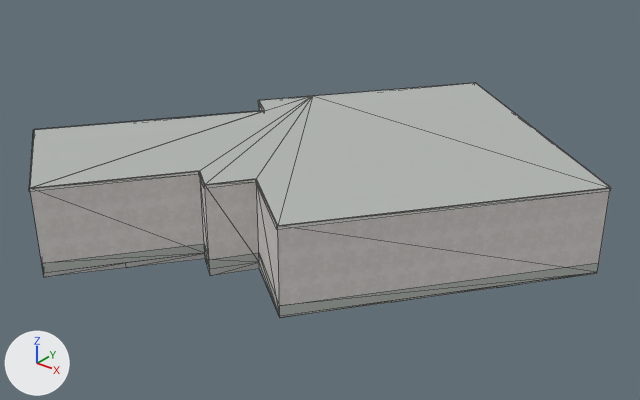
Renders of the Blender file assets/blender/buildings/osm-way-49773519.blend from each side of a commit.
One viewpoint serves both versions: a 50 mm lens placed at (17.9, -21.1, 14.5), pointed at (0.3, 0.9, 0.9). The axes (+X, +Y, +Z) are drawn at lower left. The lights are the same throughout. The first picture is the older version. Mesh edges are drawn as thin lines.

Objects in the first picture: 'building foundation 49773519', 'reality 49773519 near reality aged pale plaster', 'reality 49773519 near reality concrete plinth', 'reality 49773519 near reality flat weathered roof', 'reality 49773519 near reality pale aluminum sill'.
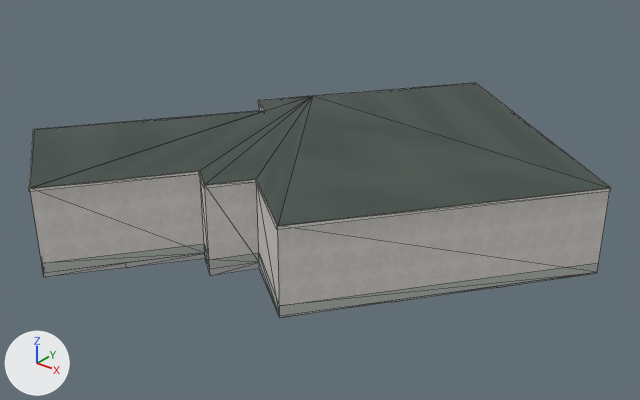
Where the change shows, as pixel boxes [x1, y1, x2, y2] in the pictures (640 x 400 px):
'reality 49773519 near reality flat weathered roof', surface changed (darker)
    both: [30, 83, 610, 226]
part 1 of me_reality_49773519_near_reality_pale_aluminum_sill, added
    after: [315, 83, 467, 96]
part 2 of me_reality_49773519_near_reality_pale_aluminum_sill, added
    after: [29, 96, 611, 230]

What changed in the scene script:
```text
Add img_roof_normal_png:
    img_roof_normal_png = load_image('roof-normal.png', '../../../public/models/architecture/textures/roof-normal.png', 256, 256, 'Non-Color')
Add img_roof_color_png:
    img_roof_color_png = load_image('roof-color.png', '../../../public/models/architecture/textures/roof-color.png', 256, 256, 'sRGB')
Change mat_reality_flat_weathered_roof:
    remove # nodes: BsdfPrincipled, OutputMaterial
    remove # colours: grey #b3b7b4
    nodes: BsdfPrincipled, MixRGB, NormalMap, OutputMaterial, TexImage x2
    colours: white #ffffff
    uses the picture img_roof_color_png
    uses the picture img_roof_normal_png
Change me_reality_49773519_near_reality_pale_aluminum_sill:
    used by ob_reality_49773519_near_reality_pale_aluminum_sill; parent = ob_osm_way_49773519; location = (0.0, 0.0, 0.0)
    remove me_reality_49773519_near_reality_pale_aluminum_sill.from_pydata(...)  # 44 vertices, 22 faces; spans x -8.5..9.4, y -7.4..10.0, z 2.9..3.0
    add me_reality_49773519_near_reality_pale_aluminum_sill.from_pydata(...)  # 88 vertices, 44 faces; spans x -8.5..9.4, y -7.4..10.0, z 2.9..3.0
    me_reality_49773519_near_reality_pale_aluminum_sill part 1: the loose piece of 4 vertices spanning x -3.1..1.1, y 4.6..10.0, z 2.9..3.0 is copied, and the copy is moved by (0.0, 0.0, 0.1); it spans x -3.1..1.1, y 4.6..10.0, z 3.0
    me_reality_49773519_near_reality_pale_aluminum_sill part 2: 40 vertices added at x -8.5..9.4, y -7.4..10.0, z 3.0
```
